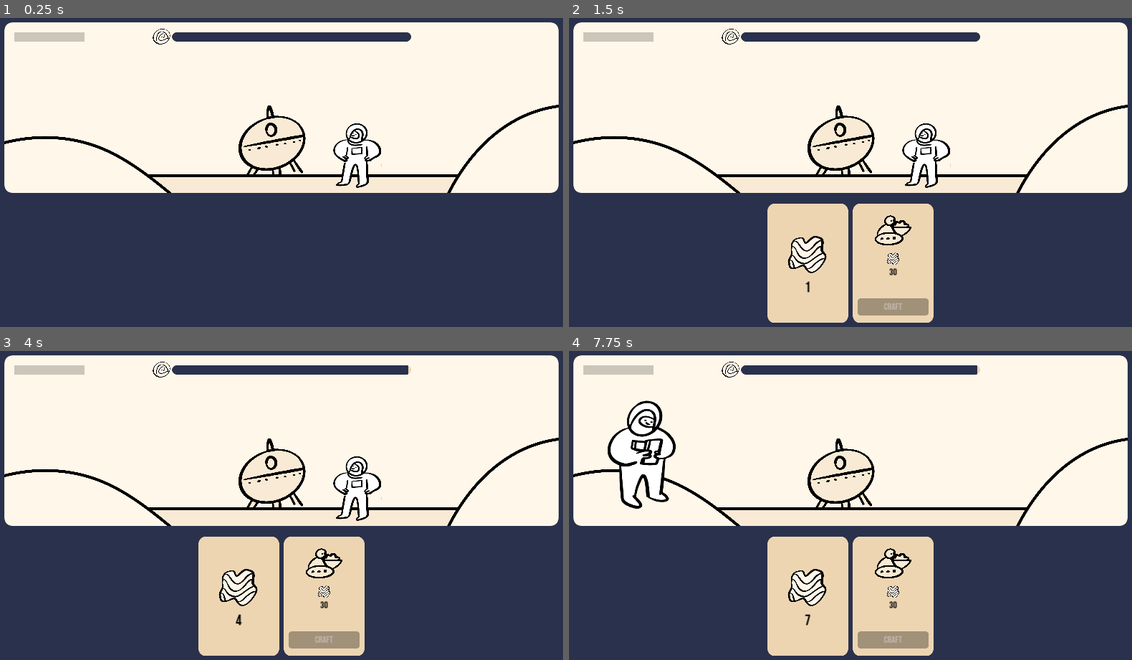
Above: before the commit, frames 1-4 (two rows, left to right).
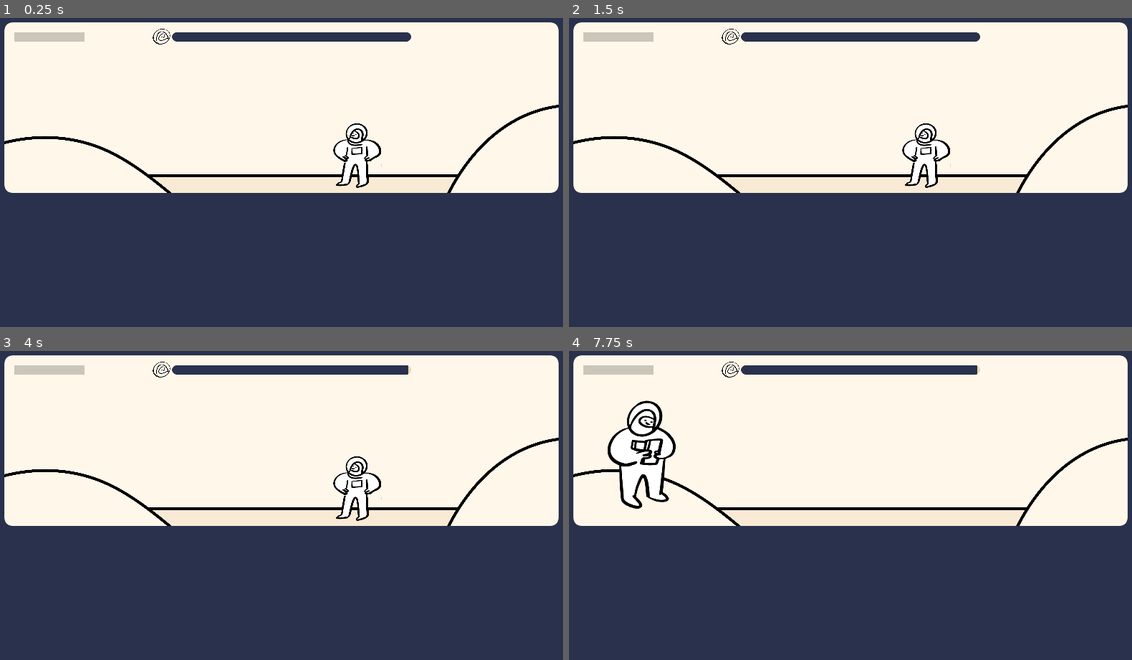
Above: after the commit, the same moments.

Repository: OIIOIIOI/gwj-77
Game: Godot game, scene res://scenes/main/main.tscn
The game is run twice, just before and just after one commit, with the same random seed, the same clock (stepped at 60 frames per second) and the same inputs.
Inputs (mouse positions are in pixels of both pictures, inside the frame that each line leads up to):
- Up to frame 1 (0.25 s): no input
- Up to frame 2 (1.5 s): tap Enter at 0.5 s; move the mouse to (974, 157) at 0.52 s; hold Up (ui_up) 0.53-1.25 s; tap O at 0.6 s; click (974, 157) at 0.67 s; tap Space at 1.25 s; drag from (737, 191) to (822, 237) at 1.27 s
- Up to frame 3 (4 s): tap Enter at 2, 3.5 s; move the mouse to (337, 437) at 2.02 s; hold Up (ui_up) 2.03-2.75 s; tap O at 2.1, 3.6 s; click (337, 437) at 2.17 s; tap Space at 2.75 s; drag from (253, 570) to (106, 459) at 2.77 s; move the mouse to (456, 554) at 3.52 s; hold Down (ui_down) from 3.53 s (still down); click (456, 554) at 3.67 s
- Up to frame 4 (7.75 s): release Down (ui_down) at 4.25 s; tap Space at 4.25 s; drag from (675, 459) to (766, 425) at 4.27 s; move the mouse to (878, 508) at 5.02 s; hold Down (ui_down) 5.03-5.75 s; tap O at 5.1, 6.6 s; click (878, 508) at 5.17 s; drag from (766, 425) to (737, 524) at 5.77 s; move the mouse to (974, 490) at 6.52 s; hold Up (ui_up) 6.53-7.25 s; click (974, 490) at 6.67 s; drag from (737, 524) to (822, 570) at 7.27 s

The runs differ from the first frame. In frame 1, 0.5% of the frame differs, in the area x 42-55%, y 28-51%; in frame 2, 12%, in the area x 35-65%, y 28-99%; in frame 3, 12%; in frame 4, 12%.
Error after the commit: Parse Error: Preload file "res://resources/modules/dna_splicer.tres" does not exist. (res://scenes/modules/landing_pod/landing_pod.gd:18)

Commit message:
balancing tweaks

Diff:
--- a/global/inventory.gd
+++ b/global/inventory.gd
@@ -46,7 +46,7 @@
 
 	# Check if update is valid (has enough resource when quantity is negative)
 	if quantity < 0 && get_resource_quantity_from_dictionary(resource_dict, resource) < -quantity:
-		print("Not enough resource in Inventory: ", resource.id)
+		#print("Not enough resource in Inventory: ", resource.id)
 		return false
 
 	# If not simulating
@@ -80,7 +80,6 @@
 	# Simulate each resource update in the list
 	for resource_qty in resource_qties:
 		var result = update_game_resource(resource_qty.resource, resource_qty.quantity, true)
-		print("Checking for ", resource_qty.quantity, " ", resource_qty.resource.id, ": ", result)
 		# If even one simulation fails, stop right there
 		if !result:
 			return false
--- a/project.godot
+++ b/project.godot
@@ -13,7 +13,10 @@
 config/name="GWJ 77"
 run/main_scene="res://scenes/main/main.tscn"
 config/features=PackedStringArray("4.3", "GL Compatibility")
-config/icon="res://icon.svg"
+boot_splash/bg_color=Color(0.160784, 0.192157, 0.298039, 1)
+boot_splash/image="res://assets/ui/splash_image.png"
+boot_splash/fullsize=false
+config/icon="res://assets/ui/Lifeicon.png"
 
 [autoload]
 
--- a/resources/recipes/build_biology_lab.tres
+++ b/resources/recipes/build_biology_lab.tres
@@ -11,22 +11,22 @@
 [sub_resource type="Resource" id="Resource_qs3av"]
 script = ExtResource("1_opmb4")
 resource = ExtResource("2_5kpny")
-quantity = -500
+quantity = -400
 
 [sub_resource type="Resource" id="Resource_e717i"]
 script = ExtResource("1_opmb4")
 resource = ExtResource("3_pbh7h")
-quantity = -500
+quantity = -400
 
 [sub_resource type="Resource" id="Resource_boy7g"]
 script = ExtResource("1_opmb4")
 resource = ExtResource("4_psyed")
-quantity = -500
+quantity = -400
 
 [sub_resource type="Resource" id="Resource_sja6s"]
 script = ExtResource("1_opmb4")
 resource = ExtResource("5_2wav5")
-quantity = -150
+quantity = -120
 
 [sub_resource type="Resource" id="Resource_i3v7v"]
 script = ExtResource("1_opmb4")
--- a/resources/recipes/build_collector_bot.tres
+++ b/resources/recipes/build_collector_bot.tres
@@ -8,7 +8,7 @@
 [sub_resource type="Resource" id="Resource_e0lvu"]
 script = ExtResource("1_35wt8")
 resource = ExtResource("2_6tssk")
-quantity = -30
+quantity = -20
 
 [sub_resource type="Resource" id="Resource_3fnot"]
 script = ExtResource("1_35wt8")
--- a/resources/recipes/build_mining_drill.tres
+++ b/resources/recipes/build_mining_drill.tres
@@ -10,17 +10,17 @@
 [sub_resource type="Resource" id="Resource_5no40"]
 script = ExtResource("1_cen0y")
 resource = ExtResource("2_l1ccg")
-quantity = -420
+quantity = -300
 
 [sub_resource type="Resource" id="Resource_w24kx"]
 script = ExtResource("1_cen0y")
 resource = ExtResource("3_72nv8")
-quantity = -360
+quantity = -200
 
 [sub_resource type="Resource" id="Resource_tp25x"]
 script = ExtResource("1_cen0y")
 resource = ExtResource("4_7c4ff")
-quantity = -80
+quantity = -20
 
 [sub_resource type="Resource" id="Resource_rjyhu"]
 script = ExtResource("1_cen0y")
--- a/resources/recipes/build_spiral_condenser.tres
+++ b/resources/recipes/build_spiral_condenser.tres
@@ -9,12 +9,12 @@
 [sub_resource type="Resource" id="Resource_3iee5"]
 script = ExtResource("1_sg43m")
 resource = ExtResource("2_lkriq")
-quantity = -180
+quantity = -200
 
 [sub_resource type="Resource" id="Resource_cnlhf"]
 script = ExtResource("1_sg43m")
 resource = ExtResource("3_01yhg")
-quantity = -50
+quantity = -20
 
 [sub_resource type="Resource" id="Resource_ggy55"]
 script = ExtResource("1_sg43m")
--- a/resources/recipes/produce_organism_a.tres
+++ b/resources/recipes/produce_organism_a.tres
@@ -10,17 +10,17 @@
 [sub_resource type="Resource" id="Resource_pq58i"]
 script = ExtResource("1_r4cn6")
 resource = ExtResource("2_6g7ti")
-quantity = -100
+quantity = -20
 
 [sub_resource type="Resource" id="Resource_cbt1b"]
 script = ExtResource("1_r4cn6")
 resource = ExtResource("3_33xl4")
-quantity = -100
+quantity = -20
 
 [sub_resource type="Resource" id="Resource_kdot3"]
 script = ExtResource("1_r4cn6")
 resource = ExtResource("4_f8fo0")
-quantity = -10
+quantity = -2
 
 [sub_resource type="Resource" id="Resource_kq4gh"]
 script = ExtResource("1_r4cn6")
--- a/resources/recipes/produce_organism_b.tres
+++ b/resources/recipes/produce_organism_b.tres
@@ -10,17 +10,17 @@
 [sub_resource type="Resource" id="Resource_fk5b2"]
 script = ExtResource("1_vnlem")
 resource = ExtResource("2_yonry")
-quantity = -100
+quantity = -20
 
 [sub_resource type="Resource" id="Resource_0shkn"]
 script = ExtResource("1_vnlem")
 resource = ExtResource("3_0553v")
-quantity = -100
+quantity = -20
 
 [sub_resource type="Resource" id="Resource_1x614"]
 script = ExtResource("1_vnlem")
 resource = ExtResource("4_byml5")
-quantity = -10
+quantity = -2
 
 [sub_resource type="Resource" id="Resource_jrg5q"]
 script = ExtResource("1_vnlem")
--- a/resources/recipes/produce_organism_c.tres
+++ b/resources/recipes/produce_organism_c.tres
@@ -10,17 +10,17 @@
 [sub_resource type="Resource" id="Resource_0t3ml"]
 script = ExtResource("1_u82pb")
 resource = ExtResource("2_bprp4")
-quantity = -100
+quantity = -20
 
 [sub_resource type="Resource" id="Resource_w04vp"]
 script = ExtResource("1_u82pb")
 resource = ExtResource("3_2uirh")
-quantity = -100
+quantity = -20
 
 [sub_resource type="Resource" id="Resource_6ro6q"]
 script = ExtResource("1_u82pb")
 resource = ExtResource("4_0xym1")
-quantity = -10
+quantity = -2
 
 [sub_resource type="Resource" id="Resource_qe0xb"]
 script = ExtResource("1_u82pb")
--- a/resources/species/species.gd
+++ b/resources/species/species.gd
@@ -3,16 +3,16 @@
 
 
 enum SpeciesType {
-	SPECIES_A,
-	SPECIES_B,
-	SPECIES_C,
-	SPECIES_D,
-	SPECIES_E,
-	SPECIES_F,
-	SPECIES_G,
-	SPECIES_H,
-	SPECIES_I,
-	SPECIES_J,
+	SPECIES_AAA,
+	SPECIES_BBB,
+	SPECIES_CCC,
+	SPECIES_ABC,
+	SPECIES_AAB,
+	SPECIES_AAC,
+	SPECIES_ABB,
+	SPECIES_ACC,
+	SPECIES_BBC,
+	SPECIES_BCC,
 }
 
 
--- a/resources/species/species_a.tres
+++ /dev/null
@@ -1,10 +0,0 @@
-[gd_resource type="Resource" script_class="SpeciesData" load_steps=3 format=3 uid="uid://bxq3i86oovpw4"]
-
-[ext_resource type="Script" path="res://resources/species/species.gd" id="1_77mxe"]
-[ext_resource type="Texture2D" uid="uid://cfgkgpqvem6ow" path="res://assets/icons/E1.png" id="1_qxadw"]
-
-[resource]
-script = ExtResource("1_77mxe")
-type = 0
-icon = ExtResource("1_qxadw")
-id = "species_a"
--- a/resources/species/species_b.tres
+++ /dev/null
@@ -1,10 +0,0 @@
-[gd_resource type="Resource" script_class="SpeciesData" load_steps=3 format=3 uid="uid://byewvegjqy2c8"]
-
-[ext_resource type="Texture2D" uid="uid://cs14fti2yackc" path="res://assets/icons/E2.png" id="1_v7wqe"]
-[ext_resource type="Script" path="res://resources/species/species.gd" id="2_peisw"]
-
-[resource]
-script = ExtResource("2_peisw")
-type = 1
-icon = ExtResource("1_v7wqe")
-id = "species_b"
--- a/resources/species/species_c.tres
+++ /dev/null
@@ -1,10 +0,0 @@
-[gd_resource type="Resource" script_class="SpeciesData" load_steps=3 format=3 uid="uid://k7c38c37lfnc"]
-
-[ext_resource type="Texture2D" uid="uid://15gmry1lk7y7" path="res://assets/icons/E3.png" id="1_r2dar"]
-[ext_resource type="Script" path="res://resources/species/species.gd" id="2_2sdlo"]
-
-[resource]
-script = ExtResource("2_2sdlo")
-type = 2
-icon = ExtResource("1_r2dar")
-id = "species_c"
--- a/resources/species/species_d.tres
+++ /dev/null
@@ -1,10 +0,0 @@
-[gd_resource type="Resource" script_class="SpeciesData" load_steps=3 format=3 uid="uid://da7nj1rn38dso"]
-
-[ext_resource type="Texture2D" uid="uid://3hip8rmceawp" path="res://assets/icons/E4.png" id="1_ilnm2"]
-[ext_resource type="Script" path="res://resources/species/species.gd" id="2_nac74"]
-
-[resource]
-script = ExtResource("2_nac74")
-type = 3
-icon = ExtResource("1_ilnm2")
-id = "species_d"
--- a/resources/species/species_e.tres
+++ /dev/null
@@ -1,10 +0,0 @@
-[gd_resource type="Resource" script_class="SpeciesData" load_steps=3 format=3 uid="uid://c17jx80nxdymk"]
-
-[ext_resource type="Texture2D" uid="uid://dkve8t2ucfdba" path="res://assets/icons/E5.png" id="1_kagpl"]
-[ext_resource type="Script" path="res://resources/species/species.gd" id="2_6tylq"]
-
-[resource]
-script = ExtResource("2_6tylq")
-type = 4
-icon = ExtResource("1_kagpl")
-id = "species_e"
--- a/resources/species/species_f.tres
+++ /dev/null
@@ -1,10 +0,0 @@
-[gd_resource type="Resource" script_class="SpeciesData" load_steps=3 format=3 uid="uid://dqd84ttxb2r4d"]
-
-[ext_resource type="Texture2D" uid="uid://ci583wd1blvr" path="res://assets/icons/E6.png" id="1_o432m"]
-[ext_resource type="Script" path="res://resources/species/species.gd" id="2_q6d7s"]
-
-[resource]
-script = ExtResource("2_q6d7s")
-type = 5
-icon = ExtResource("1_o432m")
-id = "species_f"
--- a/resources/species/species_g.tres
+++ /dev/null
@@ -1,10 +0,0 @@
-[gd_resource type="Resource" script_class="SpeciesData" load_steps=3 format=3 uid="uid://dmt816vwfe2ni"]
-
-[ext_resource type="Texture2D" uid="uid://d3h58n0vnolro" path="res://assets/icons/E7.png" id="1_40mhf"]
-[ext_resource type="Script" path="res://resources/species/species.gd" id="2_qj772"]
-
-[resource]
-script = ExtResource("2_qj772")
-type = 6
-icon = ExtResource("1_40mhf")
-id = "species_g"
--- a/resources/species/species_h.tres
+++ /dev/null
@@ -1,10 +0,0 @@
-[gd_resource type="Resource" script_class="SpeciesData" load_steps=3 format=3 uid="uid://ck2y7xp2ak0gl"]
-
-[ext_resource type="Texture2D" uid="uid://cdinpr7qygtk3" path="res://assets/icons/E8.png" id="1_rf8ia"]
-[ext_resource type="Script" path="res://resources/species/species.gd" id="2_rjwir"]
-
-[resource]
-script = ExtResource("2_rjwir")
-type = 7
-icon = ExtResource("1_rf8ia")
-id = "species_h"
--- a/resources/species/species_i.tres
+++ /dev/null
@@ -1,10 +0,0 @@
-[gd_resource type="Resource" script_class="SpeciesData" load_steps=3 format=3 uid="uid://5nxjildhmh7o"]
-
-[ext_resource type="Texture2D" uid="uid://bsfywwdh7sw2e" path="res://assets/icons/E9.png" id="1_k1nx1"]
-[ext_resource type="Script" path="res://resources/species/species.gd" id="2_bapti"]
-
-[resource]
-script = ExtResource("2_bapti")
-type = 8
-icon = ExtResource("1_k1nx1")
-id = "species_i"
--- a/resources/species/species_j.tres
+++ /dev/null
@@ -1,10 +0,0 @@
-[gd_resource type="Resource" script_class="SpeciesData" load_steps=3 format=3 uid="uid://bpbp3bfe62qx1"]
-
-[ext_resource type="Texture2D" uid="uid://dx8pn547sq1ff" path="res://assets/icons/E10.png" id="1_7hwk1"]
-[ext_resource type="Script" path="res://resources/species/species.gd" id="2_mjw16"]
-
-[resource]
-script = ExtResource("2_mjw16")
-type = 9
-icon = ExtResource("1_7hwk1")
-id = "species_j"
--- a/scenes/main/main.gd
+++ b/scenes/main/main.gd
@@ -21,8 +21,6 @@
 
 
 func on_new_game_resource_updated(resource: GameResourceData, new_quantity: int) -> void:
-	print("Main - New game resource discovered! ", resource.id)
-
 	# If new resource is a module that has not been built yet
 	if resource is ModuleData && !built_modules.has(resource):
 		# Cast resource
--- a/scenes/modules/job.gd
+++ b/scenes/modules/job.gd
@@ -34,8 +34,6 @@
 		Inventory.batch_update_resources(recipe.results)
 		# Emit event
 		GameEvents.job_complete.emit(recipe.results, source)
-	else:
-		print("Missing ingredients, no result")
 
 	if !one_shot:
 		start()
--- a/scenes/modules/landing_pod/landing_pod.gd
+++ b/scenes/modules/landing_pod/landing_pod.gd
@@ -6,16 +6,25 @@
 const BASIC_RESOURCE_A = preload("res://resources/basic_resources/basic_resource_a.tres")
 const BASIC_RESOURCE_B = preload("res://resources/basic_resources/basic_resource_b.tres")
 const BASIC_RESOURCE_C = preload("res://resources/basic_resources/basic_resource_c.tres")
+# Organisms
+const ORGANISM_A = preload("res://resources/organisms/organism_a.tres")
+const ORGANISM_B = preload("res://resources/organisms/organism_b.tres")
+const ORGANISM_C = preload("res://resources/organisms/organism_c.tres")
 # Modules
 const MODULE_COLLECTOR_BOT = preload("res://resources/modules/collector_bot.tres")
 const MODULE_SPIRAL_CONDENSER = preload("res://resources/modules/spiral_condenser.tres")
 const MODULE_MINING_DRILL = preload("res://resources/modules/mining_drill.tres")
 const MODULE_BIOLOGY_LAB = preload("res://resources/modules/biology_lab.tres")
+const MODULE_DNA_SPLICER = preload("res://resources/modules/dna_splicer.tres")
 # Recipes
 const RECIPE_BUILD_COLLECTOR_BOT = preload("res://resources/recipes/build_collector_bot.tres")
 const RECIPE_BUILD_SPIRAL_CONDENSER = preload("res://resources/recipes/build_spiral_condenser.tres")
 const RECIPE_BUILD_MINING_DRILL = preload("res://resources/recipes/build_mining_drill.tres")
 const RECIPE_BUILD_BIOLOGY_LAB = preload("res://resources/recipes/build_biology_lab.tres")
+const RECIPE_BUILD_DNA_SPLICER = preload("res://resources/recipes/build_dna_splicer.tres")
+
+
+var has_crafted_organism := false
 
 
 func _ready() -> void:
@@ -26,8 +35,6 @@
 
 
 func on_new_game_resource_updated(resource: GameResourceData, new_quantity: int) -> void:
-	print("Landing Pod - New game resource discovered! ", resource.id)
-
 	# Unlock recipes
 	if resource == BASIC_RESOURCE_A:
 		GameEvents.recipe_unlocked.emit(RECIPE_BUILD_COLLECTOR_BOT, self)
@@ -35,7 +42,9 @@
 		GameEvents.recipe_unlocked.emit(RECIPE_BUILD_SPIRAL_CONDENSER, self)
 	elif resource == BASIC_RESOURCE_C:
 		GameEvents.recipe_unlocked.emit(RECIPE_BUILD_MINING_DRILL, self)
-		GameEvents.recipe_unlocked.emit(RECIPE_BUILD_BIOLOGY_LAB, self)
+	elif resource is OrganismData && !has_crafted_organism:
+		has_crafted_organism = true
+		GameEvents.recipe_unlocked.emit(RECIPE_BUILD_DNA_SPLICER, self)
 
 	# Lock recipes again
 	elif resource == MODULE_COLLECTOR_BOT:
@@ -44,5 +53,8 @@
 		GameEvents.recipe_locked.emit(RECIPE_BUILD_SPIRAL_CONDENSER, self)
 	elif resource == MODULE_MINING_DRILL:
 		GameEvents.recipe_locked.emit(RECIPE_BUILD_MINING_DRILL, self)
+		GameEvents.recipe_unlocked.emit(RECIPE_BUILD_BIOLOGY_LAB, self)
 	elif resource == MODULE_BIOLOGY_LAB:
 		GameEvents.recipe_locked.emit(RECIPE_BUILD_BIOLOGY_LAB, self)
+	elif resource == MODULE_DNA_SPLICER:
+		GameEvents.recipe_locked.emit(RECIPE_BUILD_DNA_SPLICER, self)
--- a/scenes/modules/module.gd
+++ b/scenes/modules/module.gd
@@ -69,5 +69,5 @@
 	for job in core.jobs.get_children():
 		if job is Job:
 			if job.recipe == recipe:
-				print("Module ", name, " contains a recipe that is now locked: ", recipe.name)
+				#print("Module ", name, " contains a recipe that is now locked: ", recipe.name)
 				job.queue_free()
--- a/scenes/ui/cards/cards_container.gd
+++ b/scenes/ui/cards/cards_container.gd
@@ -13,8 +13,6 @@
 
 
 func on_new_game_resource_updated(resource: GameResourceData, _new_quantity: int) -> void:
-	print("CardsContainer - New game resource discovered! ", resource.id)
-
 	if !resource is BasicResourceData || resource == BASIC_RESOURCE_HEALTH:
 		return
 
--- a/scenes/ui/cards/recipe_card.gd
+++ b/scenes/ui/cards/recipe_card.gd
@@ -91,10 +91,7 @@
 
 
 func on_craft_button_pressed() -> void:
-	print("CLICKED " + str(craft_button.disabled))
-
 	if target_recipe == null || target_source == null:
 		return
 
-	print("Start recipe: ", target_recipe.name)
 	target_source.run_job(Job.new(target_recipe, true, true))
--- a/scenes/ui/cards/recipe_card.tscn
+++ b/scenes/ui/cards/recipe_card.tscn
@@ -23,6 +23,7 @@
 custom_minimum_size = Vector2(270, 400)
 size_flags_horizontal = 4
 size_flags_vertical = 4
+mouse_filter = 1
 theme = ExtResource("1_185hv")
 theme_override_styles/panel = SubResource("StyleBoxTexture_l61lh")
 script = ExtResource("3_qoe4h")
--- a/scenes/ui/cards/resource_card.tscn
+++ b/scenes/ui/cards/resource_card.tscn
@@ -23,6 +23,7 @@
 custom_minimum_size = Vector2(270, 400)
 size_flags_horizontal = 4
 size_flags_vertical = 4
+mouse_filter = 1
 theme = ExtResource("1_dvyg1")
 theme_override_styles/panel = SubResource("StyleBoxTexture_l61lh")
 script = ExtResource("3_xtthp")
Not shown, changed: export_presets.cfg
